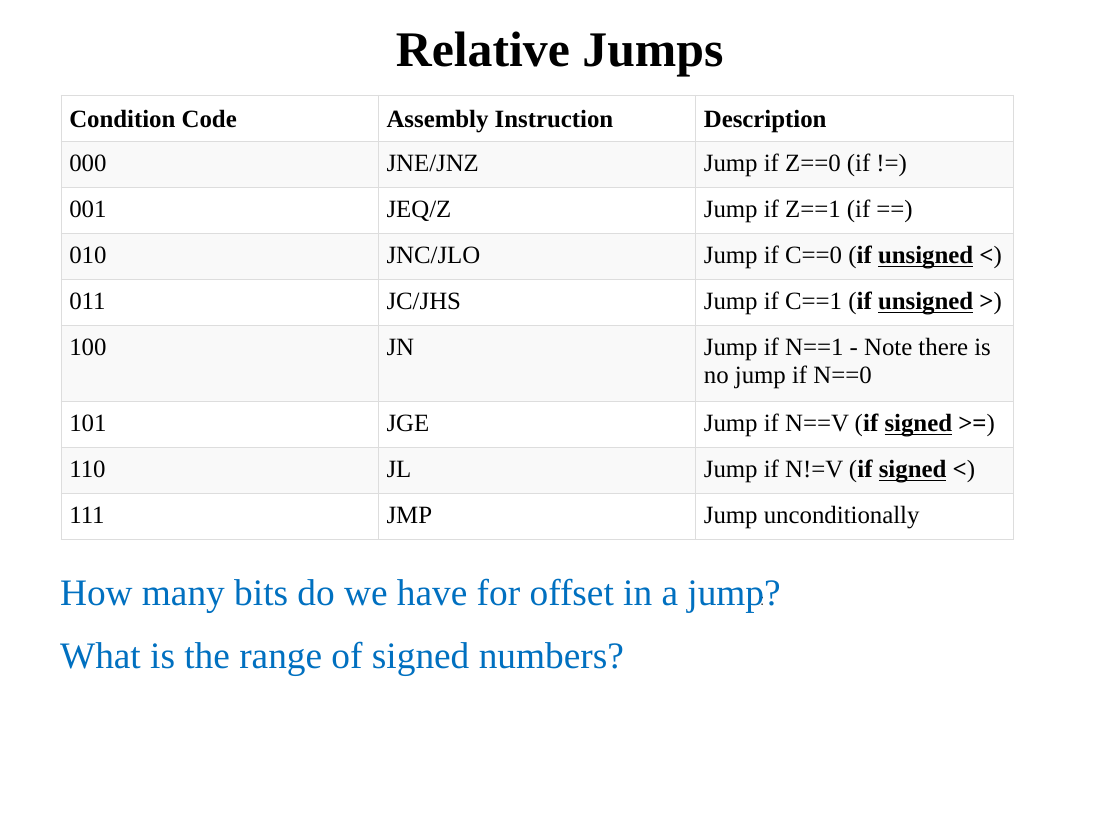
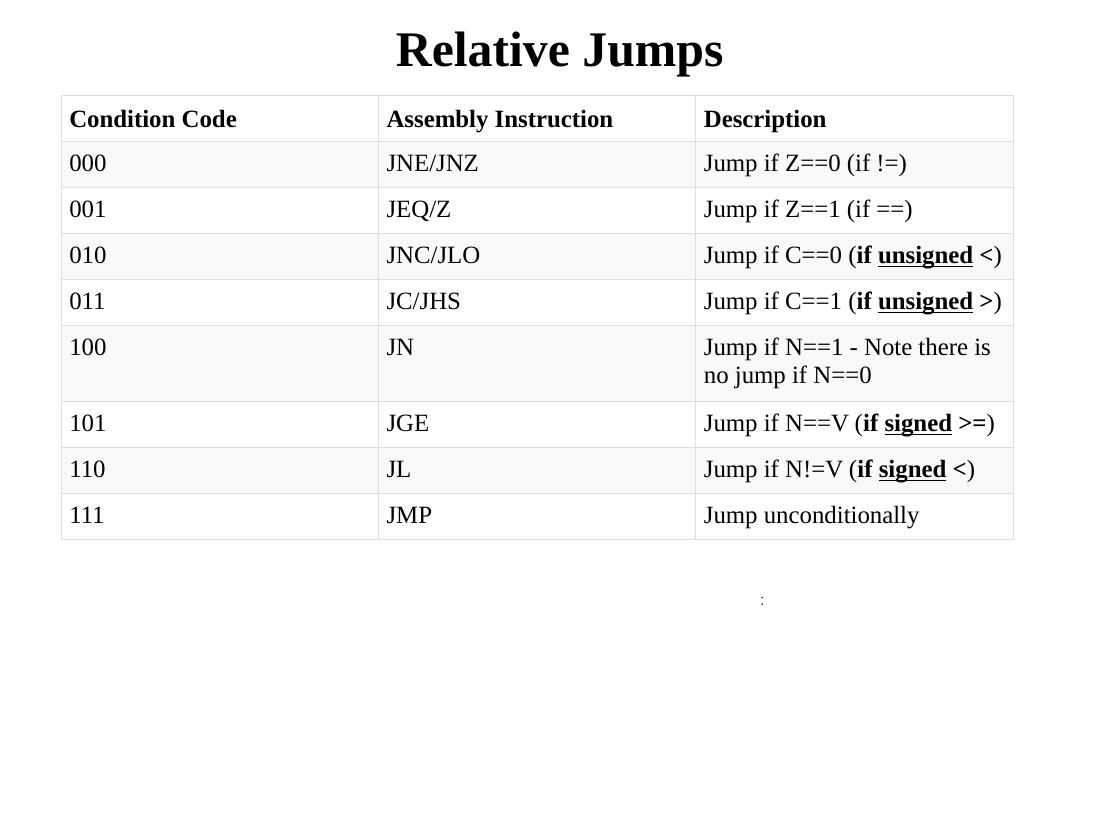
Before and after one commit to pw4rn3r/ECE382, a slide deck: slide 12 of notes/L3/Lsn3.pptx (slide 8 before the commit). Drawn at 1120x840 pixels with LibreOffice and Linux fonts; fonts in the diff are those of the drawing. Boxes give left, top, right and bottom in pixels: in the first picture for what was removed or moved away, otherwise in the second. Text is boxed around its words. In the diff, an @@ line names an element or a change of style, - is before the commit and + after.

```diff
--- a/notes/L3/Lsn3.pptx
+++ b/notes/L3/Lsn3.pptx
@@ text removed at [60,578,780,676] @@
-How many bits do we have for offset in a jump?
-What is the range of signed numbers?
```
Also in this commit, not shown: 12 other slides changed, 6 slides added, 4 other files.
